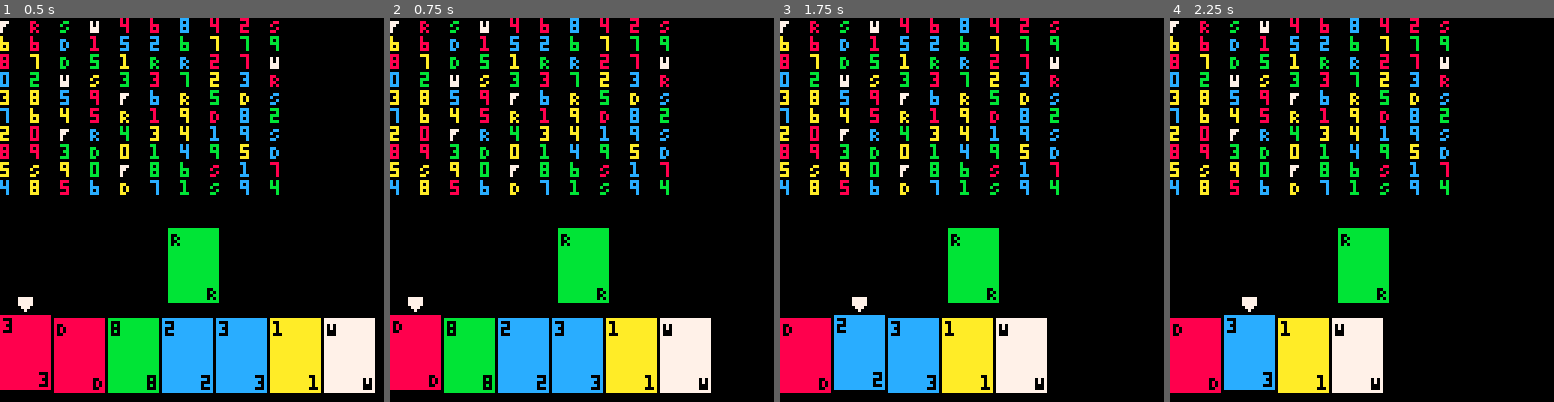
Above: before the commit, frames 1-4 (left to right).
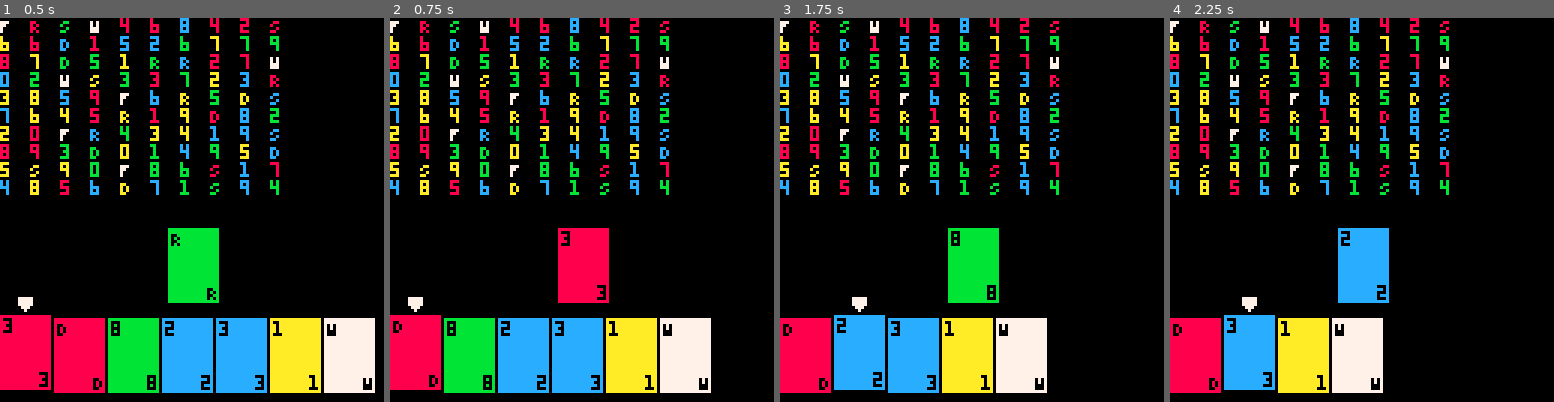
Above: after the commit, the same moments.

Repository: jakeharris/picuno
Game: PICO-8 cartridge carts/picuno.p8
Same seed, same stepped clock (60 frames per second), same inputs: the game is played once before the commit and once after it.
Inputs:
- Up to frame 1 (0.5 s): no input
- Up to frame 2 (0.75 s): tap O (Z key) at 0.7 s
- Up to frame 3 (1.75 s): hold Right from 1.6 s (still down); tap O (Z key) at 1.7 s
- Up to frame 4 (2.25 s): release Right at 2.1 s; tap O (Z key) at 2.1 s

Frame 1 is identical in both runs. In frame 2, 2.6% of the frame differs, in the area x 43-58%, y 54-75%; in frame 3, 0.1%; in frame 4, 2.5%.

Commit message:
Display most recent discard, not first

Diff:
--- a/carts/picuno.p8
+++ b/carts/picuno.p8
@@ -135,7 +135,7 @@
 end
 
 function render_discard(discard)
-  render_card(discard[1], 64 - (CARD_CONSTS.width / 2), 96 - 2 - (CARD_CONSTS.height))
+  render_card(discard[#discard], 64 - (CARD_CONSTS.width / 2), 96 - 2 - (CARD_CONSTS.height))
 end
 
 function generate_deck()
